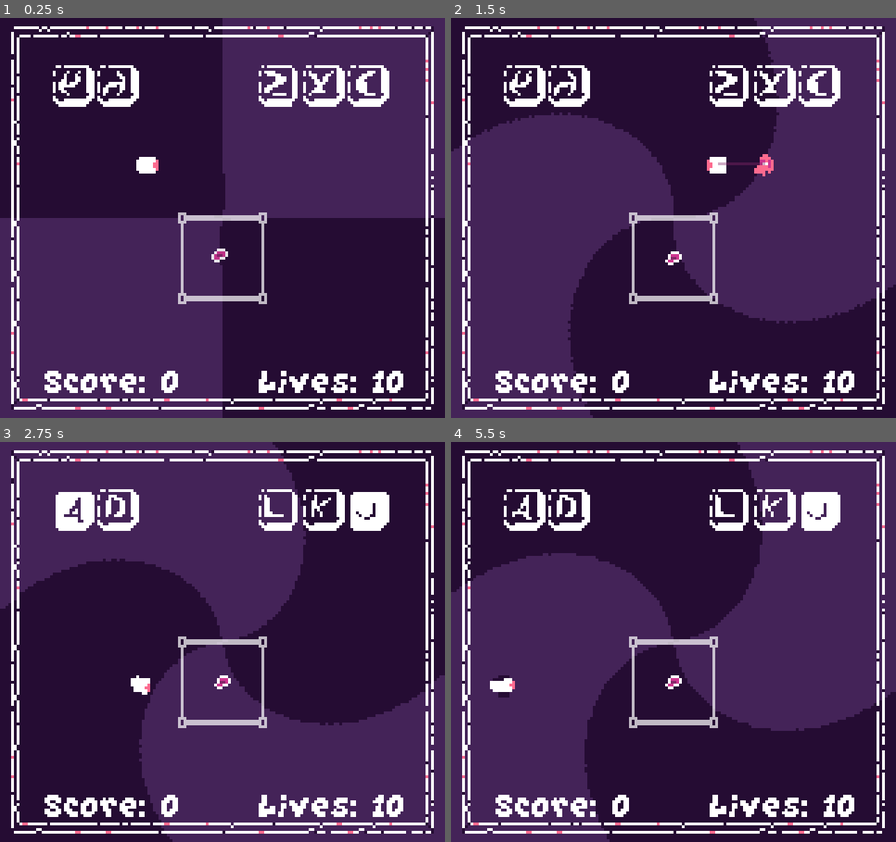
Above: before the commit, frames 1-4 (two rows, left to right).
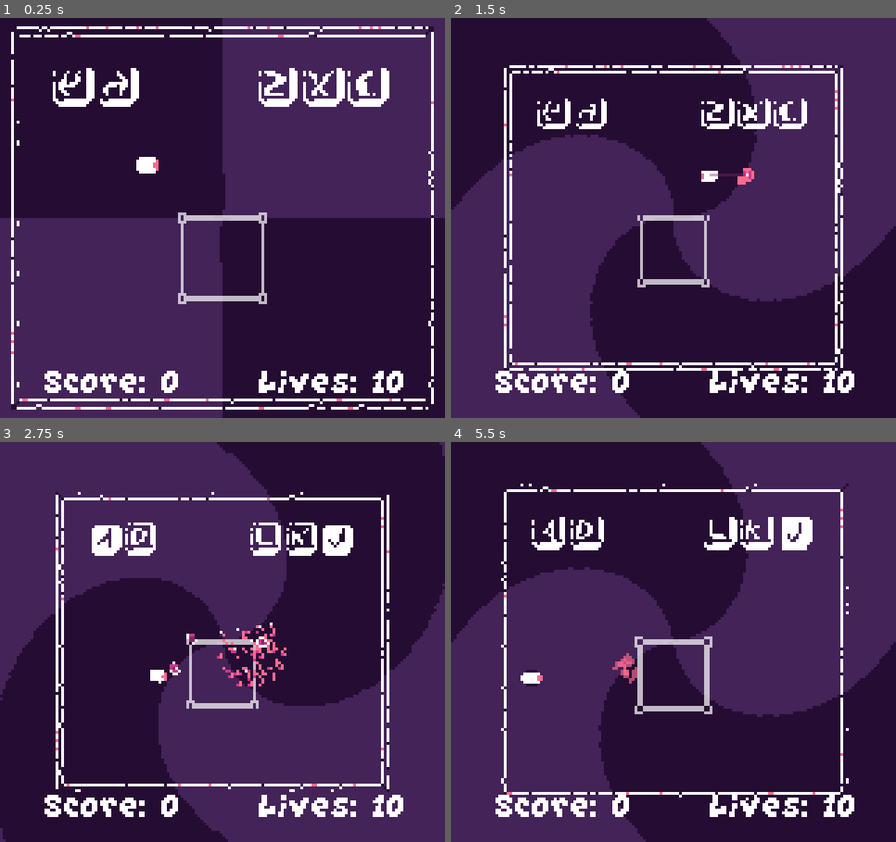
Above: after the commit, the same moments.

Repository: EdBarrancos/Signal
Game: Godot game, scene res://Game/Scenes/Game.tscn
The game is run twice, just before and just after one commit, with the same random seed, the same clock (stepped at 60 frames per second) and the same inputs. Sound files missing from this copy of the repository are replaced by a short silence.
Inputs (mouse positions are in pixels of both pictures, inside the frame that each line leads up to):
- Up to frame 1 (0.25 s): no input
- Up to frame 2 (1.5 s): tap Enter at 0.5 s; move the mouse to (651, 298) at 0.52 s; hold Z (BOOST) 0.53-1.28 s; hold Up from 0.53 s (still down); click (651, 298) at 0.67 s; move the mouse to (807, 278) at 1.27 s; tap X (CHORD) at 1.35 s
- Up to frame 3 (2.75 s): move the mouse to (89, 582) at 2.02 s; release Up at 2.03 s; hold A (LEFT) from 2.03 s (still down); hold C (CLEAR CHORDS) from 2.03 s (still down)
- Up to frame 4 (5.5 s): move the mouse to (695, 642) at 2.77 s; release C (CLEAR CHORDS) at 2.78 s; tap Q (GO_TO_ENDSCREEN) at 2.85 s; click (695, 642) at 2.92 s; move the mouse to (606, 542) at 3.52 s; release A (LEFT) at 3.53 s; hold Down 3.53-4.28 s; hold Z (BOOST) 3.53-4.28 s; move the mouse to (771, 622) at 4.27 s; hold D (RIGHT) 4.28-5.03 s; tap X (CHORD) at 4.35 s; move the mouse to (584, 662) at 5.02 s; hold Up from 5.03 s (still down); hold C (CLEAR CHORDS) from 5.03 s (still down); click (584, 662) at 5.17 s

The runs differ from the first frame. In frame 1, 1.8% of the frame differs, in the area x 2-98%, y 2-98%; in frame 2, 22%; in frame 3, 23%, in the area x 0-100%, y 0-100%; in frame 4, 19%.

Commit message:
Catch pushes away from each other

Diff:
--- a/project/Catch/Scenes/CatchNormal.tscn
+++ b/project/Catch/Scenes/CatchNormal.tscn
@@ -35,6 +35,9 @@
 [sub_resource type="CircleShape2D" id=9]
 radius = 50.0
 
+[sub_resource type="CircleShape2D" id=10]
+radius = 7.0
+
 [sub_resource type="RectangleShape2D" id=6]
 extents = Vector2( 2, 2 )
 
@@ -261,13 +264,26 @@
 
 [node name="Movement" type="Node2D" parent="."]
 script = ExtResource( 13 )
+velocity = 20.0
 
 [node name="ScanPatches" type="Area2D" parent="Movement"]
 collision_layer = 0
 collision_mask = 256
+__meta__ = {
+"_edit_group_": true,
+"_edit_lock_": true
+}
 
 [node name="CollisionShape2D" type="CollisionShape2D" parent="Movement/ScanPatches"]
 shape = SubResource( 9 )
+
+[node name="ScanOtherSheep" type="Area2D" parent="Movement"]
+collision_layer = 0
+collision_mask = 8
+monitorable = false
+
+[node name="CollisionShape2D" type="CollisionShape2D" parent="Movement/ScanOtherSheep"]
+shape = SubResource( 10 )
 
 [node name="HurtBox" type="Area2D" parent="."]
 collision_layer = 0
@@ -304,6 +320,8 @@
 
 [connection signal="area_entered" from="Movement/ScanPatches" to="Movement" method="_on_ScanPatches_area_entered"]
 [connection signal="area_exited" from="Movement/ScanPatches" to="Movement" method="_on_ScanPatches_area_exited"]
+[connection signal="body_entered" from="Movement/ScanOtherSheep" to="Movement" method="_on_ScanOtherSheep_body_entered"]
+[connection signal="body_exited" from="Movement/ScanOtherSheep" to="Movement" method="_on_ScanOtherSheep_body_exited"]
 [connection signal="area_entered" from="HurtBox" to="." method="_on_HurtBox_area_entered"]
 [connection signal="body_entered" from="HurtBox" to="." method="_on_HurtBox_body_entered"]
 [connection signal="animation_finished" from="AnimationPlayer" to="." method="_on_AnimationPlayer_animation_finished"]
--- a/project/Catch/Scripts/CatchNormal.gd
+++ b/project/Catch/Scripts/CatchNormal.gd
@@ -11,8 +11,6 @@
 
 var blood = load("res://Catch/Scenes/Blood.tscn")
 
-export var separation_from_other_catch : float
-
 ###########
 #VARIABLES#
 ###########
@@ -25,7 +23,7 @@
 onready var caught = false
 onready var dead = false
 
-signal died
+signal died(note)
 signal caught
 
 ########
@@ -69,7 +67,7 @@
 
 func die():
 	if caught == false and dead == false:
-		emit_signal("died")
+		emit_signal("died", self)
 		dead = true
 		animation_player.play("Dead")
 		play_sound_dead()
--- a/project/Catch/Scripts/Movement.gd
+++ b/project/Catch/Scripts/Movement.gd
@@ -5,6 +5,7 @@
 onready var catch = get_parent()
 
 var current_target
+onready var nearby_catches = []
 
 onready var sprites = $"../Sprites"
 
@@ -21,11 +22,26 @@
 	pass
 
 func _physics_process(delta):
+	var target_vector = Vector2.ZERO
 	if (current_target):
-		sprites.look_at(current_target)
-		catch.move_and_collide(
-			(current_target - global_position) * velocity * delta)
+		target_vector += (current_target - global_position)
 
+	var invalid_instances = []
+	for nearby in nearby_catches:
+		if !is_instance_valid(nearby):
+			invalid_instances.append(nearby)
+			continue
+		target_vector += (global_position - nearby.global_position)
+
+	for invalid_instance in invalid_instances:
+		var index = nearby_catches.find(invalid_instance)
+		nearby_catches.remove(index)
+
+	if target_vector.length() >= 0.3:
+		target_vector = target_vector.normalized()
+		sprites.look_at(target_vector)
+		catch.move_and_slide(
+			target_vector * velocity)
 
 func _on_ScanPatches_area_entered(area):
 	current_target = area.global_position
@@ -34,3 +50,15 @@
 func _on_ScanPatches_area_exited(area):
 	if current_target == area.global_position:
 		current_target = null
+
+
+func _on_ScanOtherSheep_body_entered(body):
+	if body == self:
+		return
+	nearby_catches.append(body)
+
+
+func _on_ScanOtherSheep_body_exited(body):
+	var index = nearby_catches.find(body)
+	if index != -1:
+		nearby_catches.remove(index)
--- a/project/Plants/Scenes/PatchOfPlants.tscn
+++ b/project/Plants/Scenes/PatchOfPlants.tscn
@@ -4,6 +4,7 @@
 [ext_resource path="res://Plants/Scripts/Area2D.gd" type="Script" id=3]
 
 [sub_resource type="CircleShape2D" id=1]
+radius = 15.0
 
 [node name="PatchOfPlants" type="Node2D"]
 position = Vector2( 61, 42 )
@@ -22,7 +23,6 @@
 script = ExtResource( 3 )
 
 [node name="CollisionShape2D" type="CollisionShape2D" parent="Area2D"]
-position = Vector2( 2, 9 )
 shape = SubResource( 1 )
 
 [connection signal="body_entered" from="Area2D" to="Area2D" method="_on_Area2D_body_entered"]
--- a/project/Stages/Arena/Scenes/Arena.tscn
+++ b/project/Stages/Arena/Scenes/Arena.tscn
@@ -46,6 +46,7 @@
 
 [node name="GameStates" type="Node" parent="."]
 script = ExtResource( 5 )
+starting_state_index = 1
 states_paths = [ NodePath("InitialGameState"), NodePath("NormalGameState") ]
 
 [node name="InitialGameState" type="Node" parent="GameStates"]
@@ -70,6 +71,7 @@
 
 [node name="TileMap" type="TileMap" parent="GameStates/InitialGameState"]
 position = Vector2( 8, 0 )
+z_index = -1
 tile_set = ExtResource( 13 )
 cell_size = Vector2( 16, 16 )
 collision_layer = 0
@@ -116,6 +118,9 @@
 script = ExtResource( 10 )
 state_index = 1
 camera_path = NodePath("Camera")
+max_number_of_notes = 13
+end_animation_time = 0.5
+end_animation_slowdown = 0.2
 
 [node name="Camera" type="Camera2D" parent="GameStates/NormalGameState"]
 position = Vector2( 80, 72 )
@@ -165,6 +170,20 @@
 
 [node name="SpawnInterval" type="Timer" parent="GameStates/NormalGameState"]
 
+[node name="EndAnimation" type="Timer" parent="GameStates/NormalGameState"]
+one_shot = true
+
+[node name="LoseCamera" type="Camera2D" parent="GameStates/NormalGameState"]
+position = Vector2( 80, 72 )
+rotating = true
+zoom = Vector2( 0.4, 0.4 )
+
+[node name="CameraTransictionLose" parent="GameStates/NormalGameState" instance=ExtResource( 11 )]
+default_current_camera = NodePath("../Camera")
+default_target_camera = NodePath("../LoseCamera")
+default_ease_out = 1
+default_transition_type = 7
+
 [node name="Spawner" type="Node2D" parent="."]
 script = ExtResource( 7 )
 __meta__ = {
@@ -189,3 +208,4 @@
 [connection signal="all_states_finished" from="GameStates" to="." method="_on_GameStates_all_states_finished"]
 [connection signal="finished" from="GameStates/NormalGameState/CameraTransiction" to="GameStates/NormalGameState" method="_on_CameraTransiction_finished"]
 [connection signal="timeout" from="GameStates/NormalGameState/SpawnInterval" to="GameStates/NormalGameState" method="_on_SpawnInterval_timeout"]
+[connection signal="timeout" from="GameStates/NormalGameState/EndAnimation" to="GameStates/NormalGameState" method="_on_EndAnimation_timeout"]
--- a/project/Stages/Arena/Scripts/InitialGameState.gd
+++ b/project/Stages/Arena/Scripts/InitialGameState.gd
@@ -27,10 +27,10 @@
 	new_tutorial.show()
 
 func stop():
-	set_process(false)
 	state_camera.hide()
 	tilemap.hide()
 	new_tutorial.hide()
+	set_process(false)
 
 func spawn_note():
 	var note = note_spawner.spawn_note(enemy_position.position)
@@ -38,7 +38,7 @@
 	note.connect("tree_exited", self, "on_note_killed")
 	note.connect("caught", self, "on_note_caught")
 
-func on_note_died():
+func on_note_died(_destroyed_note):
 	murderer = true
 
 func on_note_killed():
@@ -50,6 +50,6 @@
 	manager.finish_state(state_index)
 
 func finish():
-	set_process(false)
 	tilemap.hide()
 	new_tutorial.hide()
+	set_process(false)
--- a/project/Stages/Arena/Scripts/NormalGameState.gd
+++ b/project/Stages/Arena/Scripts/NormalGameState.gd
@@ -12,6 +12,12 @@
 export(float) var spawning_interval = 5.0;
 export(float) var interval_increase = 0.8;
 var current_notes
+
+export(float) var end_animation_time = 1.0;
+export(float) var end_animation_slowdown = 0.8;
+onready var end_animation_timer = $EndAnimation
+onready var end_animation_camera = $LoseCamera
+onready var end_animation_camera_transition = $CameraTransictionLose
 
 func _ready():
 	pass
@@ -42,11 +48,15 @@
 	on_note_destroyed()
 	score_lives_label.add_score(1)
 
-func on_note_killed():
+func on_note_killed(destroyed_note):
 	on_note_destroyed()
 	score_lives_label.decrement_lives()
-	if score_lives_label.lives <= 0:
-		get_parent().finish_state(state_index)
+	if score_lives_label.lives == 0:
+		end_animation_timer.set_wait_time(end_animation_time)
+		end_animation_timer.start()
+		end_animation_camera.position = destroyed_note.position
+		end_animation_camera_transition.init_transition(0.06)
+		Engine.time_scale = end_animation_slowdown
 
 func _on_CameraTransiction_finished():
 	score_lives_label.show()
@@ -72,3 +82,7 @@
 	spawning_interval += interval_increase
 	spawn_interval_timer.set_wait_time(spawning_interval)
 	spawn_interval_timer.start()
+
+func _on_EndAnimation_timeout():
+	Engine.time_scale = 1.0
+	get_parent().finish_state(state_index)
--- a/project/Stages/Arena/Scripts/PlayState.gd
+++ b/project/Stages/Arena/Scripts/PlayState.gd
@@ -24,7 +24,7 @@
 func on_patch_eaten():
 	spawner.spawn_patch().connect("eaten", self, "on_patch_eaten")
 
-func on_note_destroyed():
+func on_note_destroyed(_destroyed_note):
 	var note = spawner.spawn_note_in_random_position()
 	note.connect("died", self, "on_note_destroyed")
 	note.connect("caught", self, "on_note_destroyed")
Not shown: 1 places in project/Catch/Scenes/CatchNormal.tscn that only renumber resources
